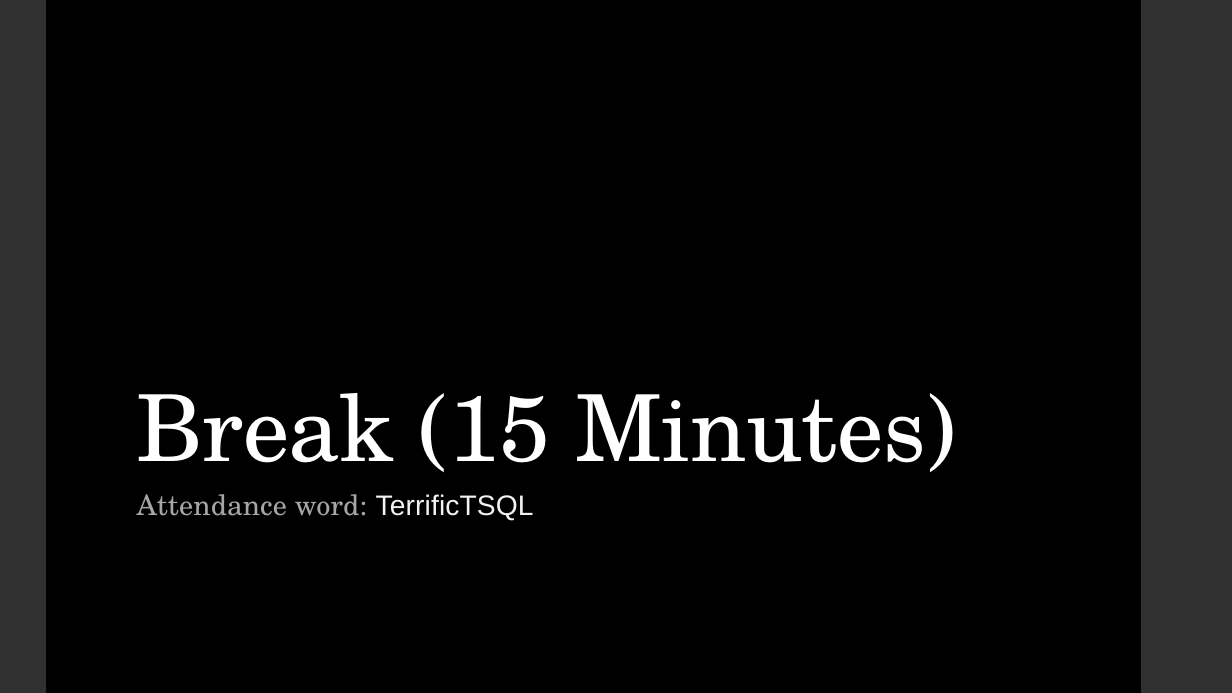
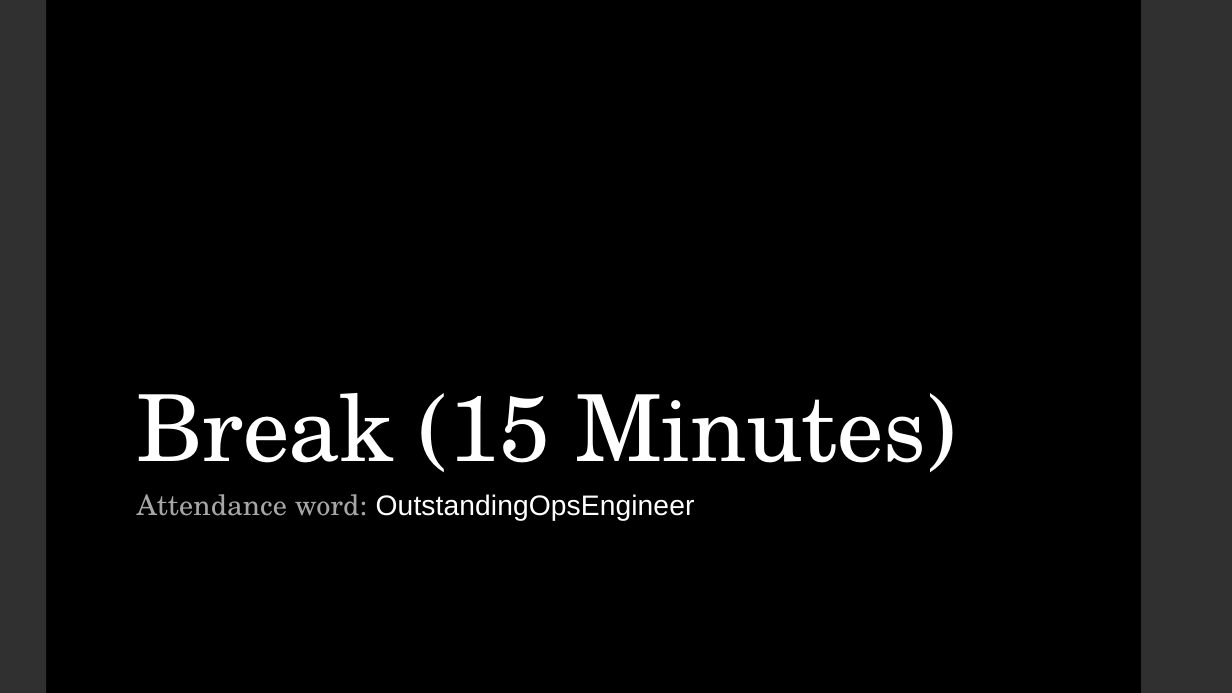
Before and after one commit to LaunchCoderGirlSTL/Data-Science-Assignments, a slide deck: slide 12 of course_material/week_10/week_10_presentation.pptx. Drawn at 1232x693 pixels with LibreOffice and Linux fonts; fonts in the diff are those of the drawing. Boxes give left, top, right and bottom in pixels: in the first picture for what was removed or moved away, otherwise in the second. Text is boxed around its words. In the diff, an @@ line names an element or a change of style, - is before the commit and + after.

```diff
--- a/course_material/week_10/week_10_presentation.pptx
+++ b/course_material/week_10/week_10_presentation.pptx
@@ subtitle at (137, 494, 695, 521): text changed; font TeX Gyre Schola to Arial; text colour #A6A6A6 to #FFFFFF @@
-Attendance word: TerrificTSQL
+Attendance word: OutstandingOpsEngineer
```
Also in this commit, not shown: 1 other slide changed, 2 other files.
